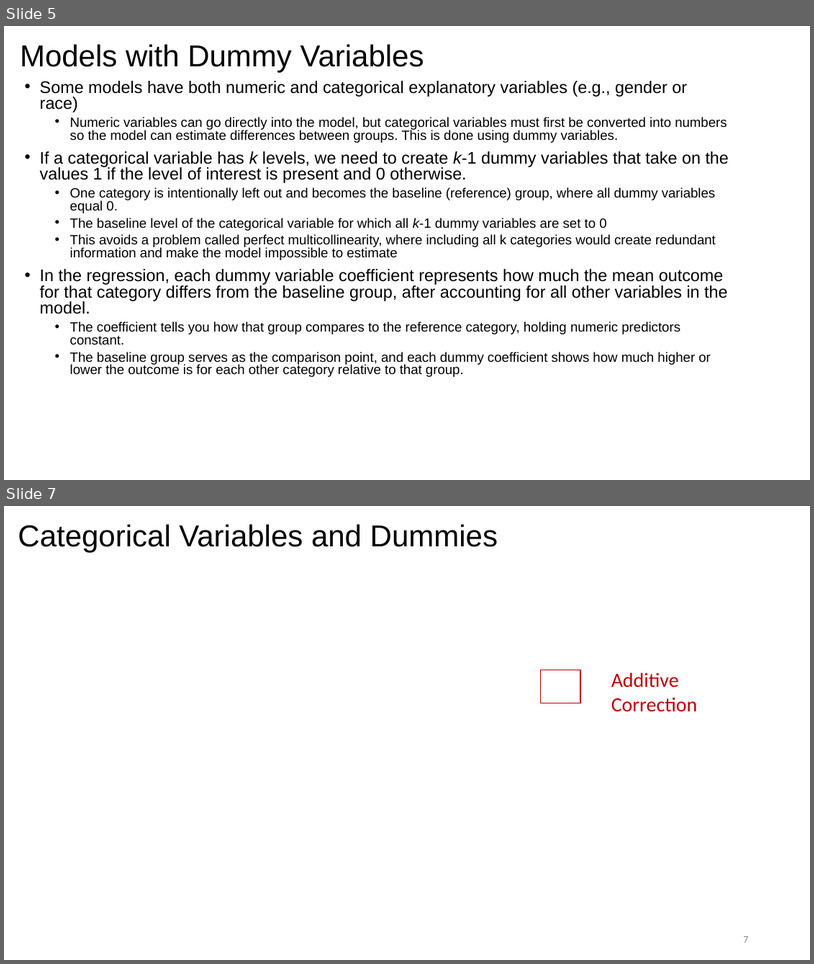
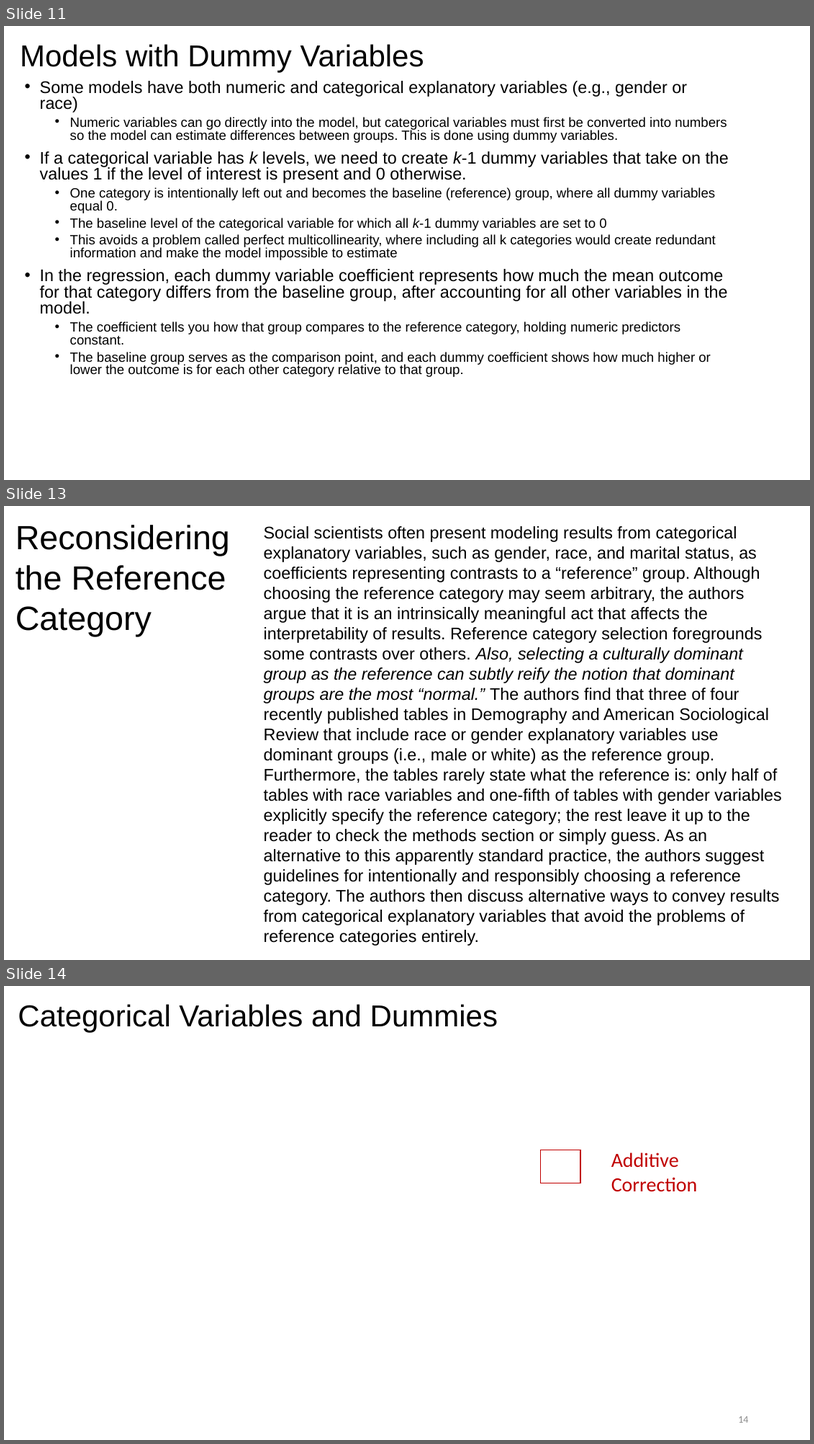
Before and after one commit to issues-osu/statsii-spring2026, a slide deck: slides/dummy/dummy_vars2026.pptx. Shown one above the other, each under a label of ours: slides 5 and 7 before the commit, slides 11, 13 and 14 after it; the slides between them are not shown. The pictures are 814x964 and 814x1444 pixels, drawn with LibreOffice and Linux fonts; fonts in the diff are those of the drawing; grey boxes stand for pictures. Boxes give left, top, right and bottom in pixels: in the first picture for what was removed or moved away, otherwise in the second. Text is boxed around its words. In the diff, an @@ line names an element or a change of style, - is before the commit and + after.

```diff
--- a/slides/dummy/dummy_vars2026.pptx
+++ b/slides/dummy/dummy_vars2026.pptx
@@ slide 13 added at [4,506,810,960], background #FFFFFF @@
@@ text added at [16,525,230,636], 40 pt, text #000000 @@
+Reconsidering the Reference Category
@@ text added at [264,526,782,945], 20 pt, text #000000 @@
+Social scientists often present modeling results from categorical explanatory variables, such as gender, race, and marital status, as coefficients representing contrasts to a “reference” group. Although choosing the reference category may seem arbitrary, the authors argue that it is an intrinsically meaningful act that affects the interpretability of results. Reference category selection foregrounds some contrasts over others. Also, selecting a culturally dominant group as the reference can subtly reify the notion that dominant groups are the most “normal.” The authors find that three of four recently published tables in Demography and American Sociological Review that include race or gender explanatory variables use dominant groups (i.e., male or white) as the reference group. Furthermore, the tables rarely state what the reference is: only half of tables with race variables and one-fifth of tables with gender variables explicitly specify the reference category; the rest leave it up to the reader to check the methods section or simply guess. As an alternative to this apparently standard practice, the authors suggest guidelines for intentionally and responsibly choosing a reference category. The authors then discuss alternative ways to convey results from categorical explanatory variables that avoid the problems of reference categories entirely.
@@ what was slide 5 is now slide 11 @@
@@ what was slide 7 is now slide 14 @@
@@ page number at [738,1416,748,1422]: text changed @@
-7
+14
```
Also in this commit, not shown: 16 slides changed, 6 other slides added, 3 other files.
